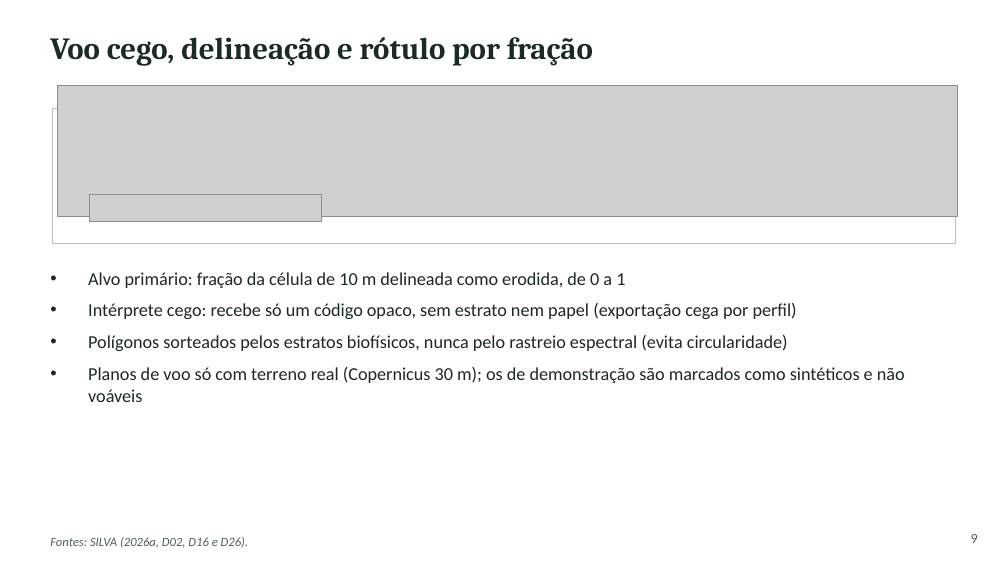
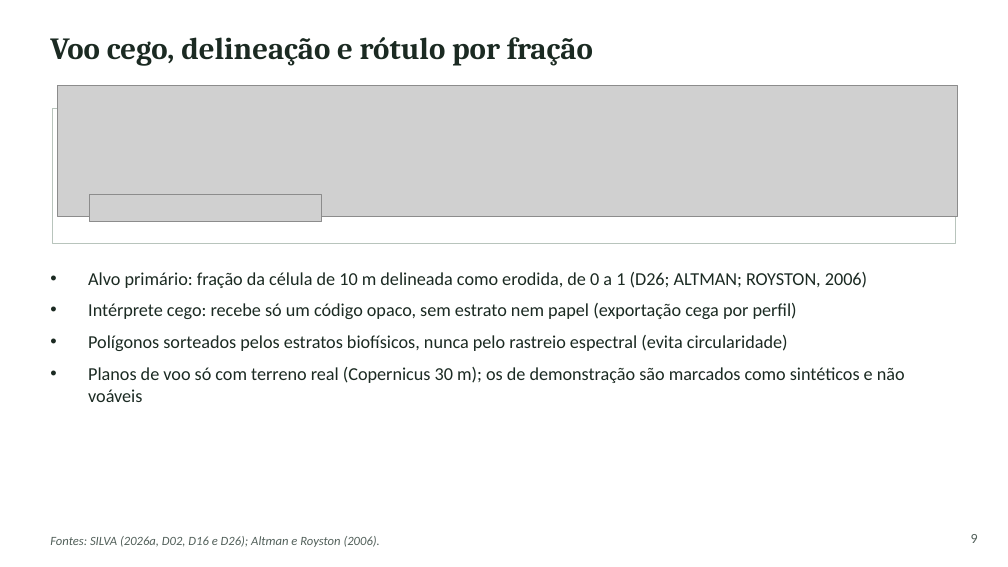
Before and after one commit to RedZardoz/localizador-erosao-v02, a slide deck: slide 10 of docs/Apresentacao_SAREL_Enxuta_3_referencias_ABNT.pptx. Drawn at 1008x567 pixels with LibreOffice and Linux fonts; fonts in the diff are those of the drawing; grey boxes stand for pictures. Boxes give left, top, right and bottom in pixels: in the first picture for what was removed or moved away, otherwise in the second. Text is boxed around its words. In the diff, an @@ line names an element or a change of style, - is before the commit and + after.

```diff
--- a/docs/Apresentacao_SAREL_Enxuta_3_referencias_ABNT.pptx
+++ b/docs/Apresentacao_SAREL_Enxuta_3_referencias_ABNT.pptx
@@ text at bbox=[88, 272, 867, 288]: text changed @@
-• Alvo primário: fração da célula de 10 m delineada como erodida, de 0 a 1
+• Alvo primário: fração da célula de 10 m delineada como erodida, de 0 a 1 (D26; ALTMAN; ROYSTON, 2006)
@@ text at bbox=[50, 536, 380, 547]: text changed @@
-Fontes: SILVA (2026a, D02, D16 e D26).
+Fontes: SILVA (2026a, D02, D16 e D26); Altman e Royston (2006).
```
Also in this commit, not shown: 10 other slides changed.
